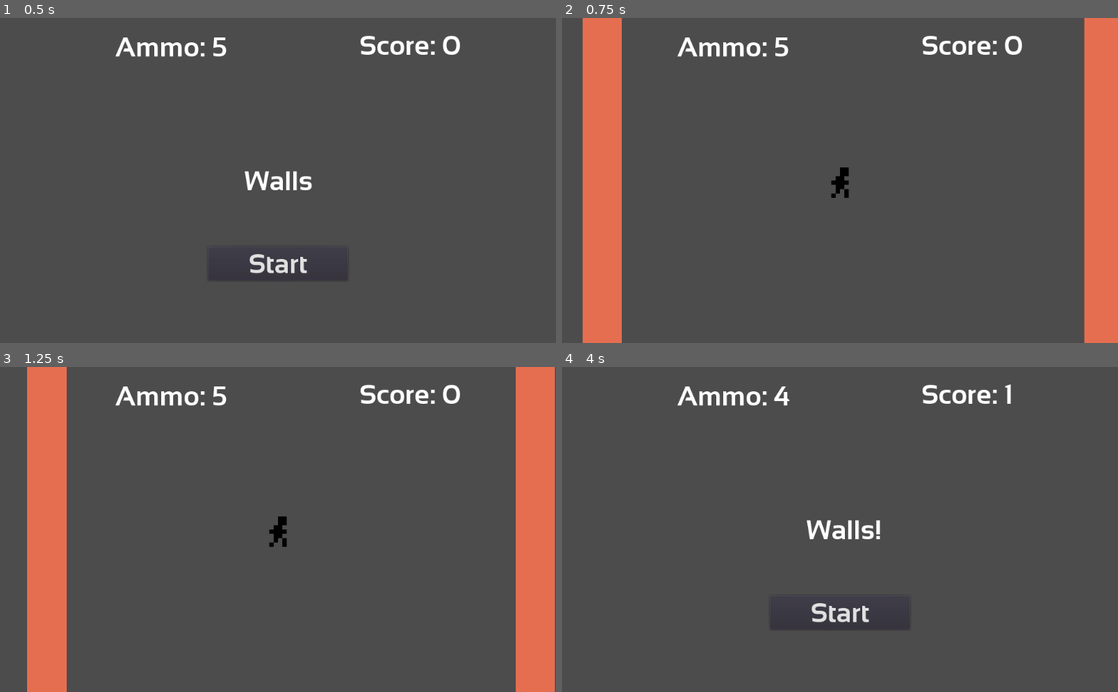
Above: before the commit, frames 1-4 (two rows, left to right).
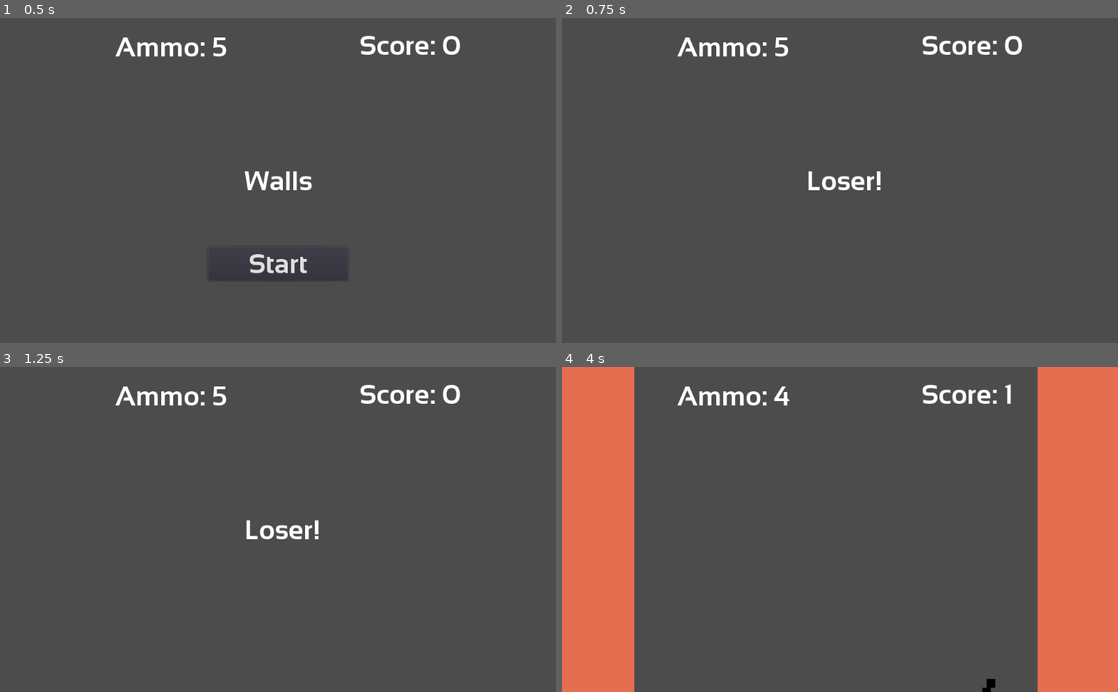
Above: after the commit, the same moments.

Repository: PerHenrikS/LudumDare42
Game: Godot game, scene res://Main.tscn
The game is run twice, just before and just after one commit, with the same random seed, the same clock (stepped at 60 frames per second) and the same inputs. The engine's default icon, where the game draws it, is replaced by a stand-in: a white triangle on a blue panel in a dark square.
Inputs (mouse positions are in pixels of both pictures, inside the frame that each line leads up to):
- Up to frame 1 (0.5 s): no input
- Up to frame 2 (0.75 s): click "Start" at 0.5 s
- Up to frame 3 (1.25 s): no input
- Up to frame 4 (4 s): move the mouse to (962, 513) at 1.27 s; hold Right (ui_right) 1.28-2 s; tap Space (ui_select) at 1.52, 3.02 s; click (840, 614) at 2 s, where only the run after the commit has a clickable "Start"; move the mouse to (728, 545) at 2.77 s; hold Down (ui_down) 2.78-3.53 s; move the mouse to (895, 458) at 3.52 s; hold Right (ui_right) from 3.53 s (still down)

Frame 1 is identical in both runs. In frame 2, 14% of the frame differs, in the area x 3-100%, y 0-100%; in frame 3, 15%; in frame 4, 28%, in the area x 0-100%, y 0-100%.

Commit message:
Wide walls

Diff:
--- a/Main.gd
+++ b/Main.gd
@@ -32,8 +32,10 @@
 	$HUD.update_score(score)
 	$HUD.show_message("")
 
-	$LeftWall.start(Vector2(45, screen.y / 2), 1)
-	$RightWall.start(Vector2(screen.x - 45, screen.y / 2), -1)
+	var offset = 100
+	var posX = $RightWall.get_child(1).get_shape().extents.x
+	$LeftWall.start(Vector2((-posX/2)-offset, screen.y / 2), 1)
+	$RightWall.start(Vector2(screen.x + (posX/2)+offset, screen.y / 2), -1)
 	$Player.start()
 
 func _on_ScoreTimer_timeout():
@@ -52,8 +54,9 @@
 
 func _on_SpawnTimer_timeout():
 	var obj = collectable.instance()
+	var posX = $RightWall.get_child(1).get_shape().extents.x
 	#TODO: these still have some issue
-	var randX = rand_range($LeftWall.position.x+50, $RightWall.position.x-50)
+	var randX = rand_range($LeftWall.position.x+(posX), $RightWall.position.x-(posX))
 	var randY = rand_range(0, screen.y)
 
 	obj.position = Vector2(
--- a/Wall.tscn
+++ b/Wall.tscn
@@ -6,7 +6,7 @@
 [sub_resource type="RectangleShape2D" id=1]
 
 custom_solver_bias = 0.0
-extents = Vector2( 36.0585, 396.058 )
+extents = Vector2( 396.876, 396.058 )
 
 [node name="KinematicBody2D" type="KinematicBody2D" index="0"]
 
@@ -22,12 +22,11 @@
 
 [node name="Sprite" type="Sprite" parent="." index="0"]
 
-position = Vector2( 24.2685, 3.39258 )
-scale = Vector2( 0.0708761, 1.5 )
+scale = Vector2( 0.777288, 1.5 )
 texture = ExtResource( 2 )
 _sections_unfolded = [ "Transform" ]
 
 [node name="CollisionShape2D" type="CollisionShape2D" parent="." index="1"]
 
-position = Vector2( 24.4987, 16.6033 )
 shape = SubResource( 1 )
+_sections_unfolded = [ "Transform" ]
